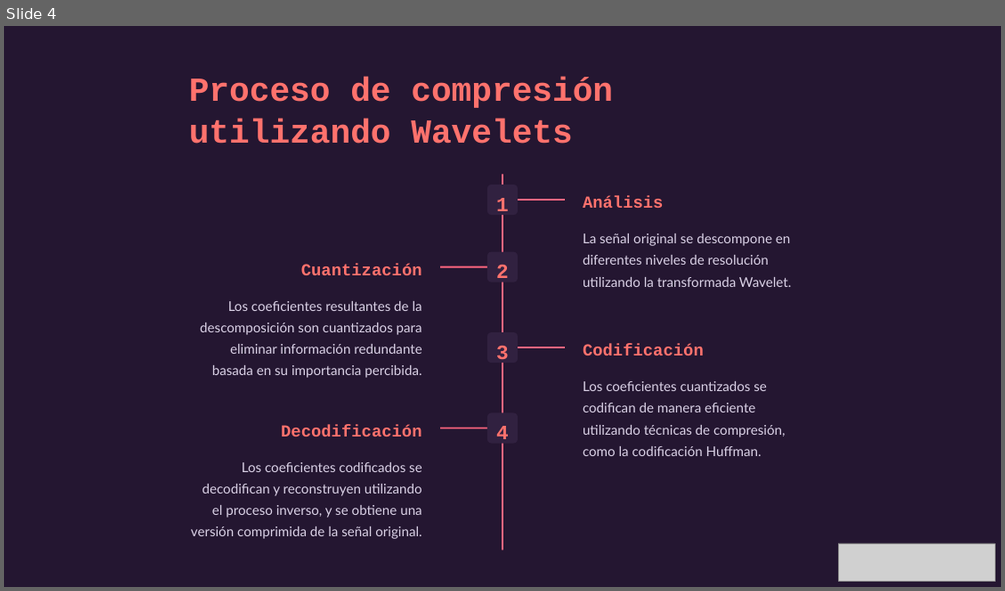
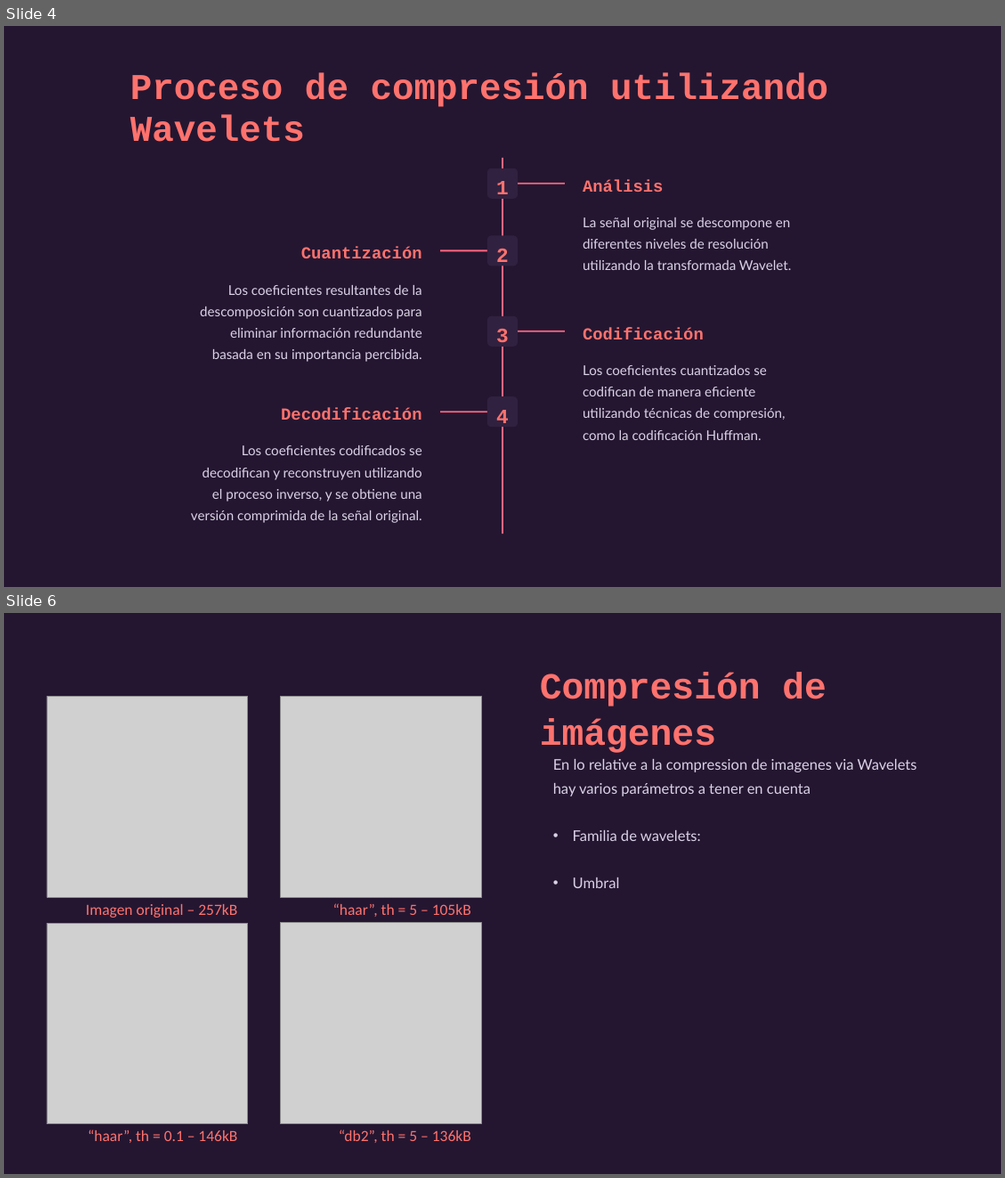
Before and after one commit to arieme1/Trabajo_Comprension_Imagenes, a slide deck: Compresion-de-imagenes-y-videos-via-Wavelets.pptx. Shown one above the other, each under a label of ours: slide 4 before the commit, slides 4 and 6 after it; the slides between them are not shown. The pictures are 1005x591 and 1005x1178 pixels, drawn with LibreOffice and Linux fonts; fonts in the diff are those of the drawing; grey boxes stand for pictures. Boxes give left, top, right and bottom in pixels: in the first picture for what was removed or moved away, otherwise in the second. Text is boxed around its words. In the diff, an @@ line names an element or a change of style, - is before the commit and + after.

Commit message:
Actualización del PowePoint y del programa de compresión sencillo

```diff
--- a/Compresion-de-imagenes-y-videos-via-Wavelets.pptx
+++ b/Compresion-de-imagenes-y-videos-via-Wavelets.pptx
@@ slide 6 added at (4, 613, 1001, 1174), background #FFFFFF @@
@@ rectangle added at (4, 613, 1001, 1174), fill #241631 @@
@@ text added at (540, 672, 826, 753), 42.4 pt, text #FF726D, bold @@
+Compresión de imágenes
@@ picture added at (47, 696, 248, 897) @@
@@ picture added at (281, 696, 481, 897) @@
@@ text added at (553, 759, 917, 888), 17 pt, text #DAD1E6 @@
+En lo relative a la compression de imagenes via Wavelets hay varios parámetros a tener en cuenta
+• Familia de wavelets:
+• Umbral
@@ text added at (86, 904, 237, 917), 18 pt, text #FF726D @@
+Imagen original – 257kB
@@ text added at (333, 903, 471, 916), 18 pt, text #FF726D @@
+“haar”, th = 5 – 105kB
@@ picture added at (47, 923, 248, 1123) @@
@@ picture added at (281, 923, 481, 1123) @@
@@ text added at (88, 1129, 237, 1143), 18 pt, text #FF726D @@
+“haar”, th = 0.1 – 146kB
@@ text added at (339, 1129, 471, 1143), 18 pt, text #FF726D @@
+“db2”, th = 5 – 136kB
@@ slide 4 changed as well @@
@@ text "Proceso de compresión utilizando Wavelets": place and size @@
-text "Proceso de compresión utilizando Wavelets" at (189, 77, 613, 143)
+text "Proceso de compresión utilizando Wavelets" at (130, 72, 828, 142)
@@ text "Proceso de compresión utilizando Wavelets" at (130, 72, 828, 142): size 38.9 to 42 pt @@
@@ 12 texts, 5 rectangles, 4 rounded rectangles: place and size @@
-12 texts, 5 rectangles, 4 rounded rectangles at (191, 175, 791, 550)
+12 texts, 5 rectangles, 4 rounded rectangles at (191, 158, 791, 533)
@@ picture removed at (838, 543, 995, 580) @@
```
Also in this commit, not shown: 6 other slides changed, 1 other slide added, 1 slide removed, 1 other file.
